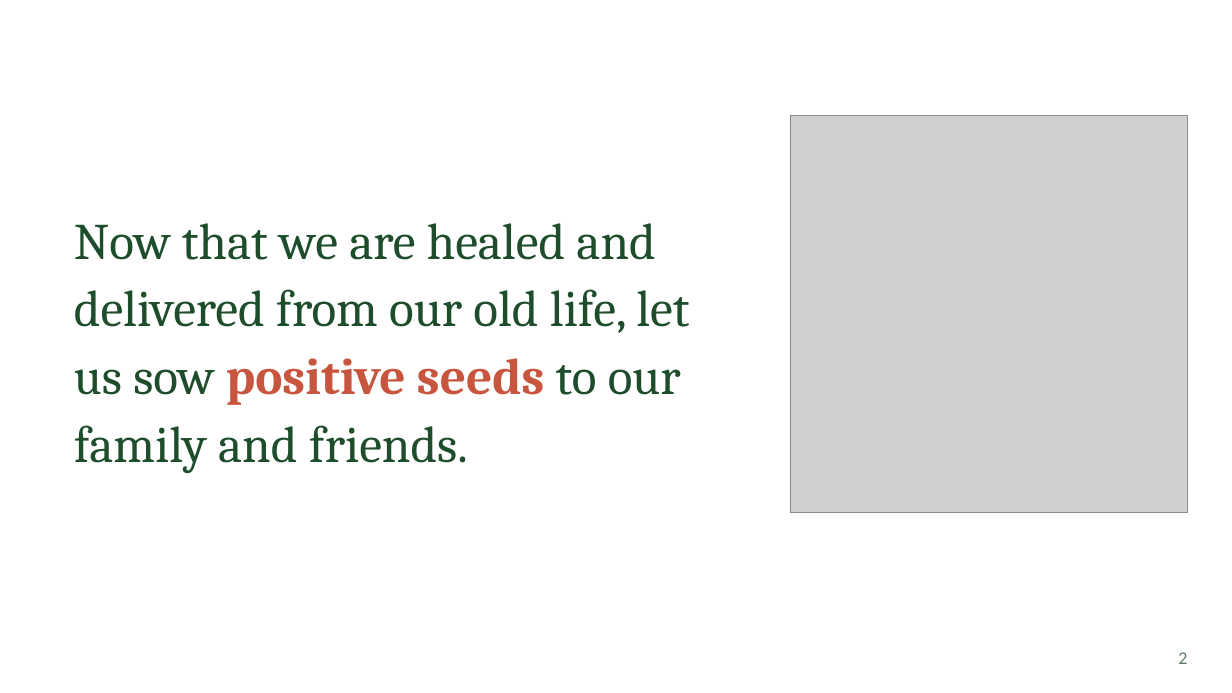
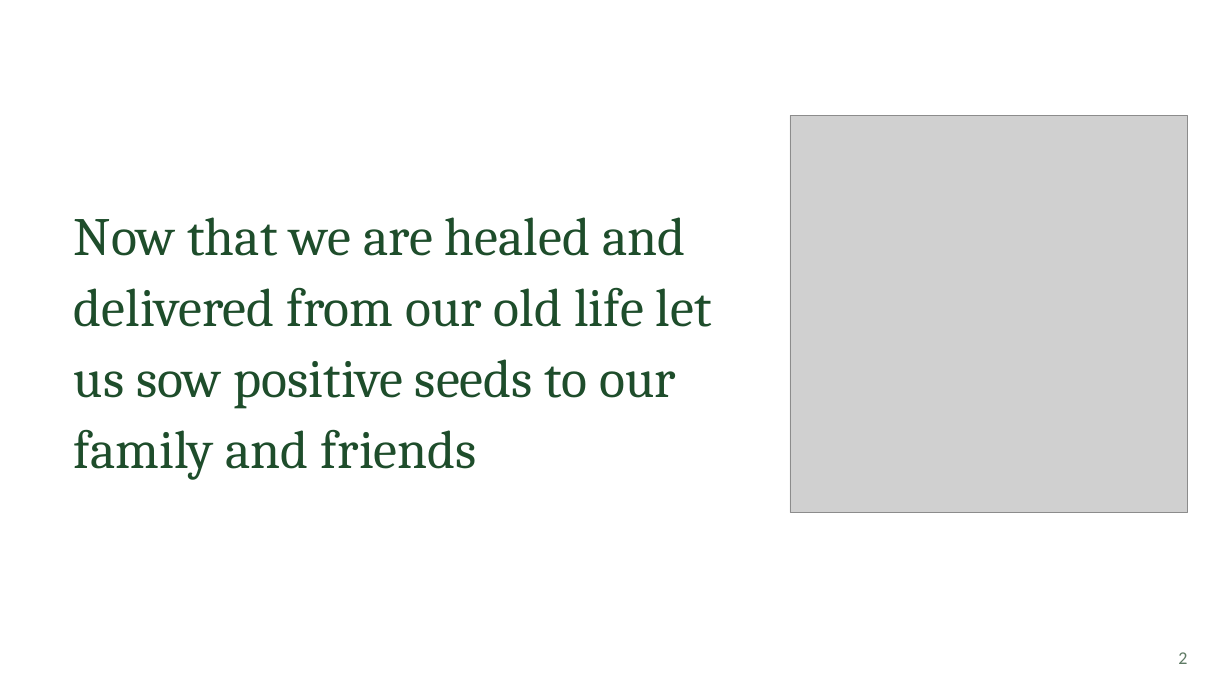
Before and after one commit to FactoJanrenzo/demohub, a slide deck: slide 2 of presentation/Sowing-the-Best.pptx. Drawn at 1232x693 pixels with LibreOffice and Linux fonts; fonts in the diff are those of the drawing; grey boxes stand for pictures; background and template pictures are left out. Boxes give left, top, right and bottom in pixels: in the first picture for what was removed or moved away, otherwise in the second. Text is boxed around its words. In the diff, an @@ line names an element or a change of style, - is before the commit and + after.

```diff
--- a/presentation/Sowing-the-Best.pptx
+++ b/presentation/Sowing-the-Best.pptx
@@ text at (x1=74, y1=217, x2=712, y2=480): text changed; size 40 to 42 pt @@
-Now that we are healed and delivered from our old life, let us sow positive seeds to our family and friends.
+Now that we are healed and delivered from our old life let us sow positive seeds to our family and friends
```
Also in this commit, not shown: 25 other slides changed, 2 slides added, 3 slides removed, 2 other files.
